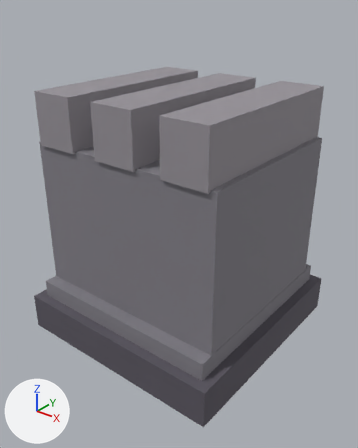
The glTF model models/buildings/wall.glb as it was, and as the next commit left it.
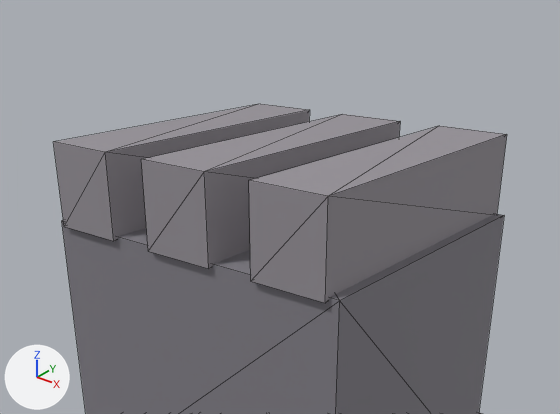
Old and new are each drawn whole from a 50 mm lens placed at (2.42, -3.06, 2.86), pointed at (0.06, -0.11, 1.03) and again close up on the part from 0% to 100% of the width and 0% to 59% of the height. Lighting does not change. The marker at lower left points along +X, +Y and +Z. The older version's two pictures come first. The close-ups show mesh edges as thin lines. Vertices at exactly the same position are counted once.

Objects in the first close-up: 'Wall'.
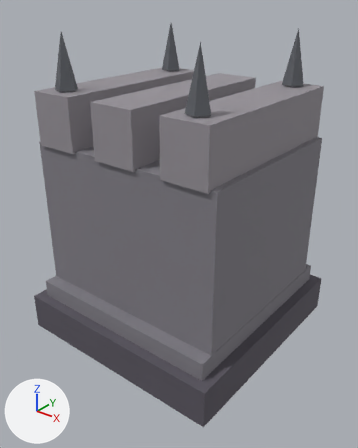
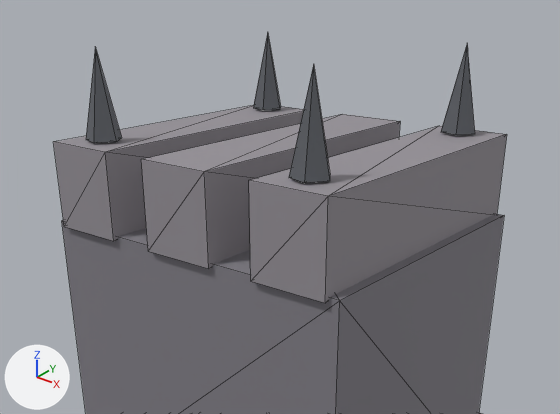
Changed parts and their boxes [x1, y1, x2, y2] in the close-ups (560 x 414 px):
'Wall', reshaped
    before: [54, 104, 507, 414]
    after: [54, 33, 507, 414]
part 1 of me_wall, added
    after: [253, 33, 281, 111]
part 2 of me_wall, added
    after: [441, 45, 475, 135]
part 3 of me_wall, added
    after: [86, 47, 122, 143]
part 4 of me_wall, added
    after: [289, 65, 330, 183]

Patch to the scene script:
```diff
--- a/models/buildings/wall.glb.py
+++ b/models/buildings/wall.glb.py
@@ mat_iron @@
+mat_iron = principled_material('iron')
+mat_iron.base_color = (0.18, 0.19, 0.21)  # grey #76797e
+mat_iron.metallic = 0.65
+mat_iron.roughness = 0.82
@@ me_wall @@
 # used by ob_wall; location = (0.0, 0.0, 0.0)
-me_wall.from_pydata(...)  # 48 vertices, 72 faces; spans x -0.95..0.95, y -0.95..0.95, z 0.0..2.13
+me_wall.from_pydata(...)  # 76 vertices, 112 faces; spans x -0.95..0.95, y -0.95..0.95, z 0.0..2.56
+# me_wall part 1: a new loose piece, a 5-sided cone pointing to +z spanning x -0.69..-0.53, y 0.53..0.71, z 2.14..2.56, in mat_iron (grey #76797e)
+# me_wall part 2: a new loose piece, a 5-sided cone pointing to +z spanning x 0.55..0.71, y 0.53..0.71, z 2.14..2.56, in mat_iron (grey #76797e)
+# me_wall part 3: a new loose piece, a 5-sided cone pointing to +z spanning x -0.69..-0.53, y -0.71..-0.53, z 2.14..2.56, in mat_iron (grey #76797e)
+# me_wall part 4: a new loose piece, a 5-sided cone pointing to +z spanning x 0.55..0.71, y -0.71..-0.53, z 2.14..2.56, in mat_iron (grey #76797e)
 me_wall.materials.append(mat_basalt)
@@ me_wall @@
 me_wall.materials.append(mat_stone2)
+me_wall.materials.append(mat_iron)  # grey #76797e
```
